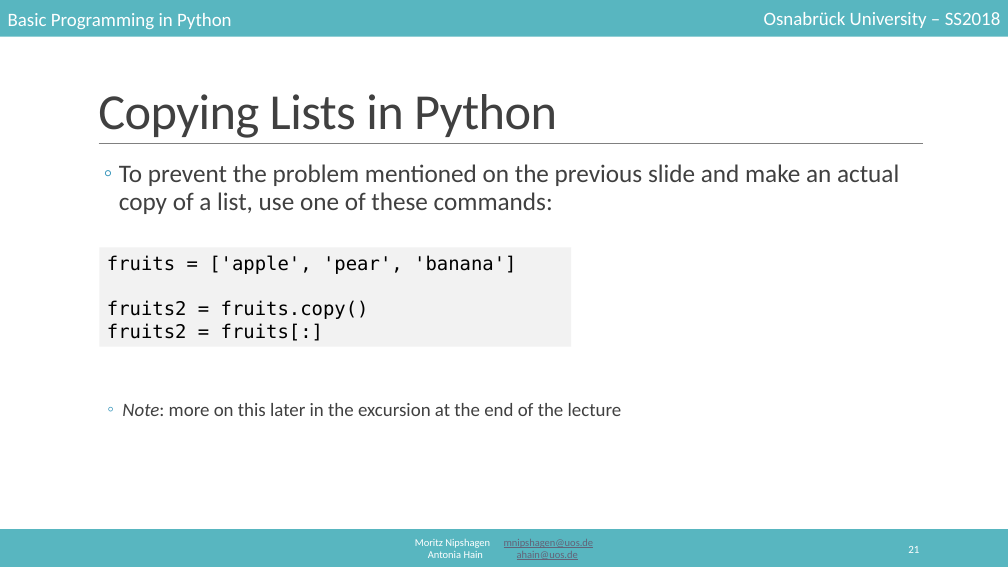
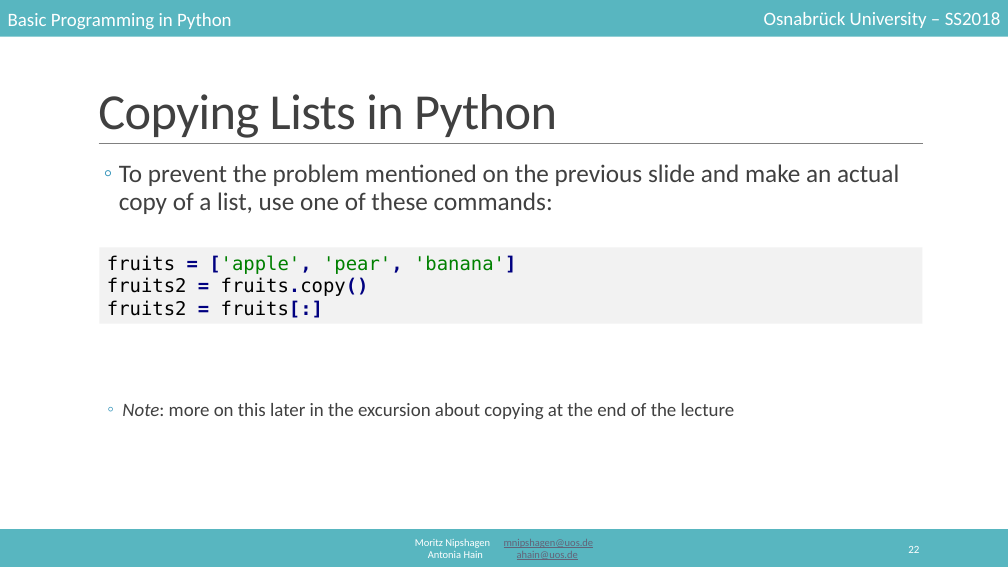
Before and after one commit to mnipshagen/monty, a slide deck: slide 22 of 2018/04/04_Lists_and_Collections.pptx (slide 21 before the commit). Drawn at 1008x567 pixels with LibreOffice and Linux fonts; fonts in the diff are those of the drawing. Boxes give left, top, right and bottom in pixels: in the first picture for what was removed or moved away, otherwise in the second. Text is boxed around its words. In the diff, an @@ line names an element or a change of style, - is before the commit and + after.

```diff
--- a/2018/04/04_Lists_and_Collections.pptx
+++ b/2018/04/04_Lists_and_Collections.pptx
@@ rectangle "fruits = ['apple', 'pear', 'banana']": place and size @@
-rectangle "fruits = ['apple', 'pear', 'banana']" at (99, 247, 571, 346)
+rectangle "fruits = ['apple', 'pear', 'banana']" at (99, 247, 923, 324)
@@ rectangle "fruits = ['apple', 'pear', 'banana']" at (99, 247, 923, 324): text colour #000000 to #000080, bold on in "= ['apple', 'pear', 'banana']", "= fruits.copy()", "= fruits[:]"; text colour #000000 to #008000 in "['apple', 'pear', 'banana']" @@
@@ text at (122, 403, 735, 419): text changed @@
-  ◦ Note: more on this later in the excursion at the end of the lecture
+  ◦ Note: more on this later in the excursion about copying at the end of the lecture
@@ page number at (908, 546, 919, 553): text changed @@
-21
+22
```
Also in this commit, not shown: 53 other slides changed, 3 slides added, 1 other file.
